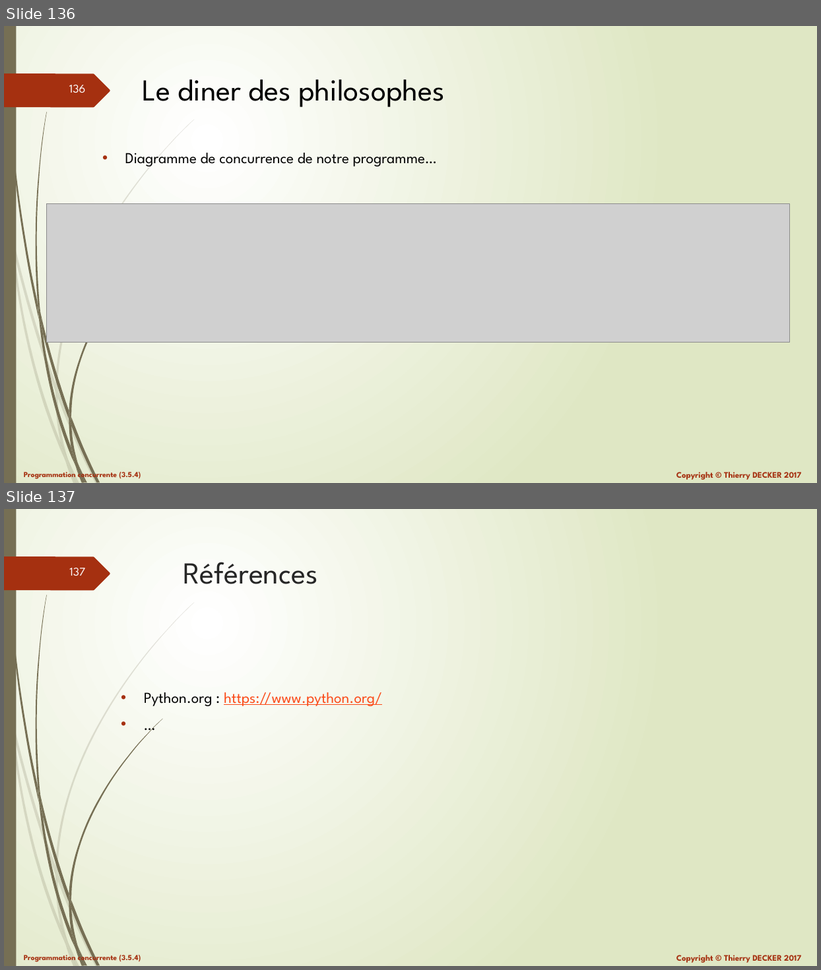
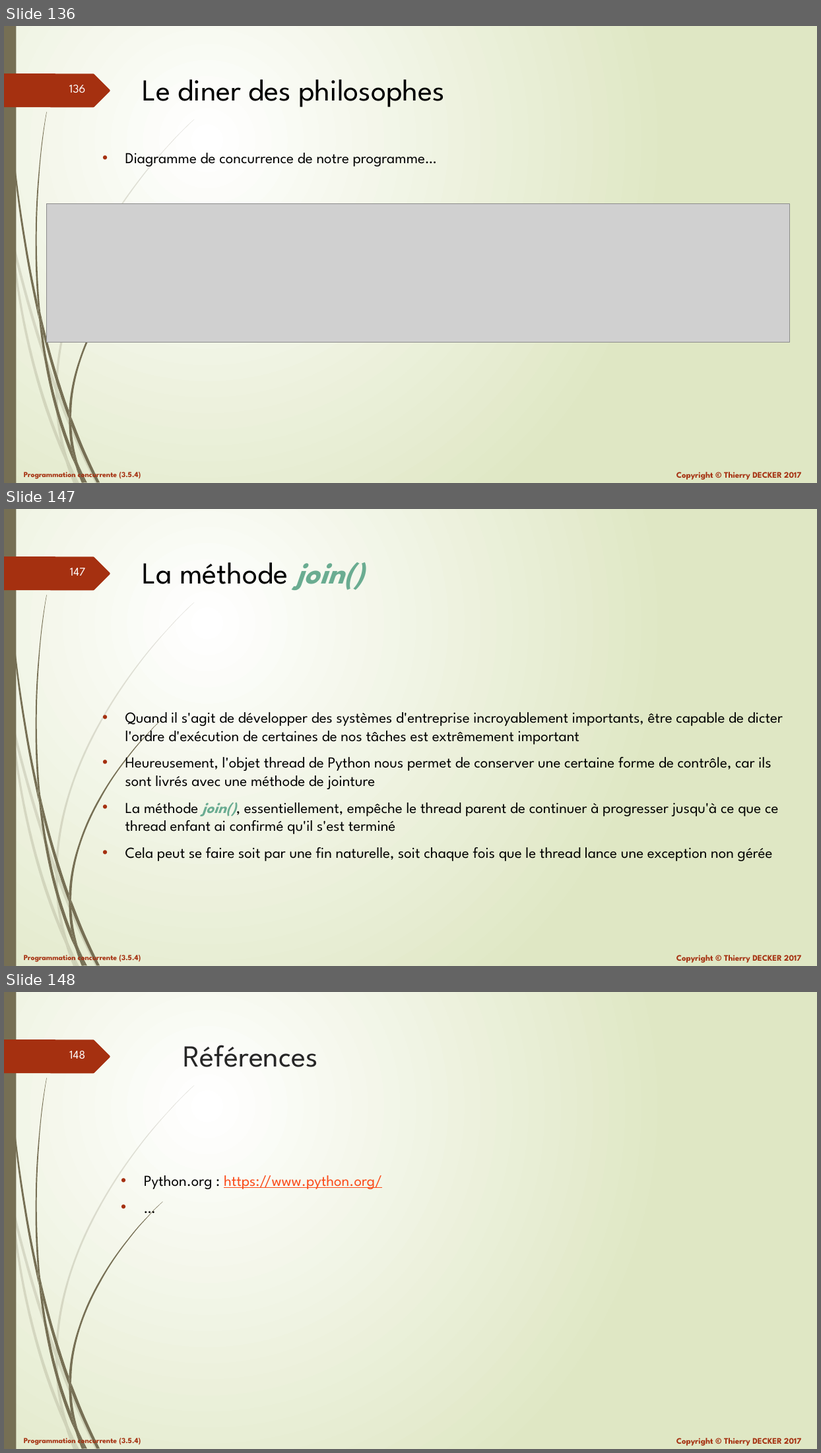
Before and after one commit to VikmanTheRacoon/learning-python, a slide deck: documentations/python-103.pptx. Shown one above the other, each under a label of ours: slides 136 and 137 before the commit, slides 136, 147 and 148 after it; the slides between them are not shown. The pictures are 821x970 and 821x1453 pixels, drawn with LibreOffice and Linux fonts; fonts in the diff are those of the drawing; grey boxes stand for pictures. Boxes give left, top, right and bottom in pixels: in the first picture for what was removed or moved away, otherwise in the second. Text is boxed around its words. In the diff, an @@ line names an element or a change of style, - is before the commit and + after.

```diff
--- a/documentations/python-103.pptx
+++ b/documentations/python-103.pptx
@@ slide 147 added at bbox=[4, 509, 817, 966], background gradient #FFFFFF to #DFE8C4; not listed: 27 template elements that a slide beside it also shows @@
@@ title added at bbox=[142, 562, 364, 590], 36 pt, text #000000 @@
+La méthode join()
@@ text added at bbox=[125, 712, 783, 861], 18 pt, text #000000 @@
+• Quand il s'agit de développer des systèmes d'entreprise incroyablement importants, être capable de dicter l'ordre d'exécution de certaines de nos tâches est extrêmement important
+• Heureusement, l'objet thread de Python nous permet de conserver une certaine forme de contrôle, car ils sont livrés avec une méthode de jointure
+• La méthode join(), essentiellement, empêche le thread parent de continuer à progresser jusqu'à ce que ce thread enfant ai confirmé qu'il s'est terminé
+• Cela peut se faire soit par une fin naturelle, soit chaque fois que le thread lance une exception non gérée
@@ what was slide 137 is now slide 148 @@
@@ page number at bbox=[69, 1051, 85, 1059]: text changed @@
-137
+148
```
Also in this commit, not shown: 10 other slides added, 1 other file.
